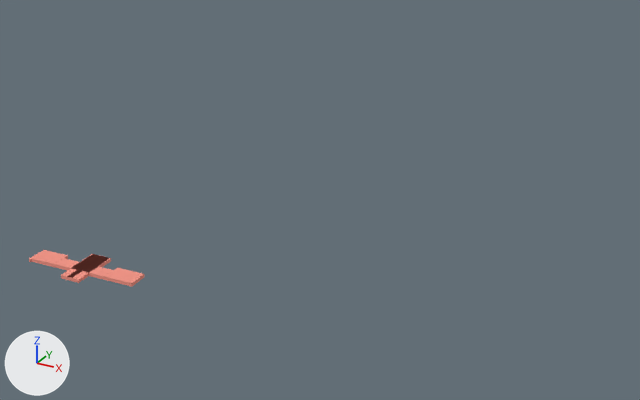
Two versions of the glTF model output/Level_03/Level_03_structure.glb, one commit apart.
The view is the same before and after, from a 50 mm camera at (55.0, -54.3, 39.4) aimed at (12.2, 23.6, 0.5). Lighting does not change. The marker at lower left points along +X, +Y and +Z. The older version comes first. Where no turn or scale is listed for an object, it has been applied to the vertices. Vertices at exactly the same position are counted once.

Objects in the first picture: 'geometry_0'.
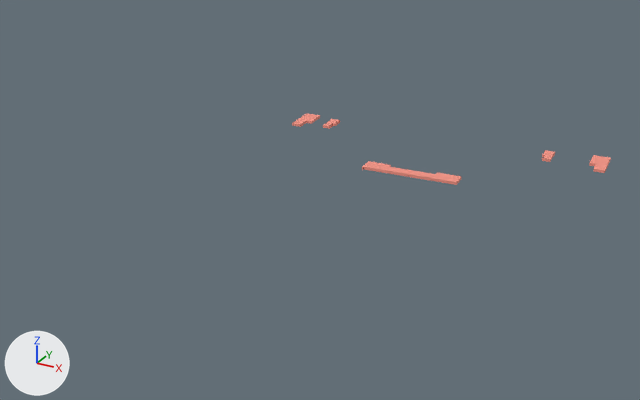
Patch to the scene script:
```diff
--- a/output/Level_03/Level_03_structure.glb.py
+++ b/output/Level_03/Level_03_structure.glb.py
@@ me_geometry_0 @@
 # used by ob_geometry_0; location = (0.0, 0.0, 0.0)
-me_geometry_0.from_pydata(...)  # 186 vertices, 352 faces; spans x -5.95..5.95, y -2.42..2.42, z -0.17..0.17
+me_geometry_0.from_pydata(...)  # 186 vertices, 352 faces; spans x -4.79..37.25, y 35.75..53.41, z -0.35..1.48
+# me_geometry_0 part 1: the loose piece of 12 vertices spanning x -1.21..1.21, y -2.39..2.39, z -0.17..0.17 is moved by (36.04, 51.01, -0.17)
+# me_geometry_0 part 2: the loose piece of 12 vertices spanning x -1.15..1.15, y -2.42..2.42, z -0.17..0.17 is moved by (-3.63, 48.26, -0.17)
+# me_geometry_0 part 3: the loose piece of 16 vertices spanning x -5.95..-2.92, y -1.46..0.85, z -0.17..0.17 is moved by (17.09, 37.2, -0.17)
+# me_geometry_0 part 4: the loose piece of 16 vertices spanning x 2.78..5.95, y -0.71..1.46, z -0.17..0.17 is moved by (17.09, 37.2, -0.17)
+# me_geometry_0 part 5: the loose piece of 8 vertices spanning x -2.99..0.04, y -1.11..0.45, z -0.17..0.17 is moved by (17.09, 37.2, -0.17)
+# me_geometry_0 part 6: the loose piece of 8 vertices spanning x -0.02..2.9, y -0.9..0.65, z -0.17..0.17 is moved by (17.09, 37.2, -0.17)
+# me_geometry_0 part 7: the loose piece of 57 vertices spanning x -0.73..0.73, y -1.46..1.46, z -0.17..0.17 is moved by (30.71, 46.7, 1.31)
+# me_geometry_0 part 8: the loose piece of 57 vertices spanning x -0.67..0.67, y -1.47..1.47, z -0.17..0.17 is moved by (2.23, 44.74, 1.31)
 me_geometry_0.materials.append(mat_material_0)
```

Location of each change, [x1, y1, x2, y2] in pixels of the pictures (640 x 400 px; the box of a moved part takes in the faces that stretch with it):
'geometry_0', reshaped (176% wider, 89% taller)
    before: [29, 250, 144, 287]
    after: [292, 114, 611, 185]
part 1 of me_geometry_0, moved or reshaped
    before: [67, 254, 108, 283]
    after: [589, 155, 611, 173]
part 2 of me_geometry_0, moved or reshaped
    before: [61, 254, 111, 280]
    after: [292, 114, 320, 127]
part 3 of me_geometry_0, moved or reshaped
    before: [29, 250, 68, 267]
    after: [362, 161, 391, 173]
part 4 of me_geometry_0, moved or reshaped
    before: [105, 267, 144, 287]
    after: [432, 172, 462, 185]
part 5 of me_geometry_0, moved or reshaped
    before: [54, 258, 86, 271]
    after: [385, 167, 412, 177]
part 6 of me_geometry_0, moved or reshaped
    before: [82, 266, 113, 280]
    after: [409, 170, 435, 181]
part 7 of me_geometry_0, moved or reshaped (not visible before)
    after: [542, 150, 555, 162]
part 8 of me_geometry_0, moved or reshaped (not visible before)
    after: [323, 119, 340, 129]
